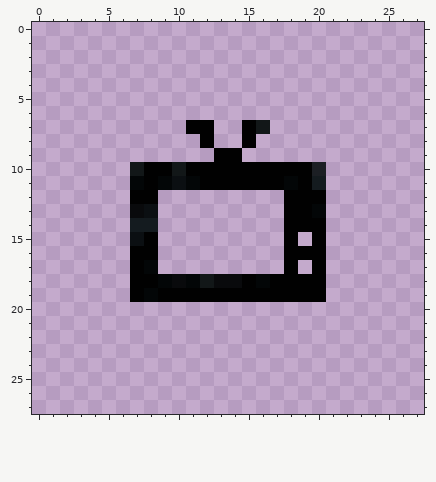
Pixel-art sprite: resources/images/episodes.png. The picture above is the old version.
The file is 28x28 pixels. Pixels under 10% opacity are left out. Colours within 5 levels of each other are drawn and written as one.
New version:
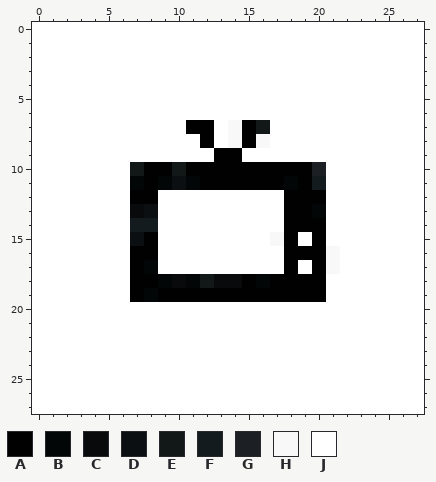
Palette (. is transparent): A #010101  B #030607  C #090a0c  D #0b0f12  E #121718  F #141b1f  G #1c1f24  H #f8f8f8  J #ffffff
Diff:
@@ x 0..27 @@
- 0 ............................
- 1 ............................
- 2 ............................
- 3 ............................
- 4 ............................
- 5 ............................
- 6 ............................
- 7 ...........AA..AE...........
- 8 ............A..A............
- 9 .............AA.............
-10 .......EAAEAAAAAAAAAG.......
-11 .......BABDBAAAAAABAF.......
-12 .......AA.........AAA.......
-13 .......CD.........AAB.......
-14 .......FF.........AAA.......
-15 .......DA.........A.A.......
-16 .......AA.........AAA.......
-17 .......AB.........A.A.......
-18 .......AABCBECCABAAAA.......
-19 .......ABAAAAAAAAAAAA.......
-20 ............................
-21 ............................
-22 ............................
-23 ............................
-24 ............................
-25 ............................
-26 ............................
-27 ............................
+ 0 JJJJJJJJJJJJJJJJJJJJJJJJJJJJ
+ 1 JJJJJJJJJJJJJJJJJJJJJJJJJJJJ
+ 2 JJJJJJJJJJJJJJJJJJJJJJJJJJJJ
+ 3 JJJJJJJJJJJJJJJJJJJJJJJJJJJJ
+ 4 JJJJJJJJJJJJJJJJJJJJJJJJJJJJ
+ 5 JJJJJJJJJJJJJJJJJJJJJJJJJJJJ
+ 6 JJJJJJJJJJJJJJJJJJJJJJJJJJJJ
+ 7 JJJJJJJJJJJAAJHAEJJJJJJJJJJJ
+ 8 JJJJJJJJJJJJAJHAHJJJJJJJJJJJ
+ 9 JJJJJJJJJJJJJAAJJJJJJJJJJJJJ
+10 JJJJJJJEAAEAAAAAAAAAGJJJJJJJ
+11 JJJJJJJBABDBAAAAAABAFJJJJJJJ
+12 JJJJJJJAAJJJJJJJJJAAAJJJJJJJ
+13 JJJJJJJCDJJJJJJJJJAABJJJJJJJ
+14 JJJJJJJFFJJJJJJJJJAAAJJJJJJJ
+15 JJJJJJJDAJJJJJJJJHAJAJJJJJJJ
+16 JJJJJJJAAJJJJJJJJJAAAHJJJJJJ
+17 JJJJJJJABJJJJJJJJJAJAHJJJJJJ
+18 JJJJJJJAABCBECCABAAAAJJJJJJJ
+19 JJJJJJJABAAAAAAAAAAAAJJJJJJJ
+20 JJJJJJJJJJJJJJJJJJJJJJJJJJJJ
+21 JJJJJJJJJJJJJJJJJJJJJJJJJJJJ
+22 JJJJJJJJJJJJJJJJJJJJJJJJJJJJ
+23 JJJJJJJJJJJJJJJJJJJJJJJJJJJJ
+24 JJJJJJJJJJJJJJJJJJJJJJJJJJJJ
+25 JJJJJJJJJJJJJJJJJJJJJJJJJJJJ
+26 JJJJJJJJJJJJJJJJJJJJJJJJJJJJ
+27 JJJJJJJJJJJJJJJJJJJJJJJJJJJJ
Pixel boxes of the changes (left, top, right, bottom) in both pictures:
added: (32, 22, 424, 414)
